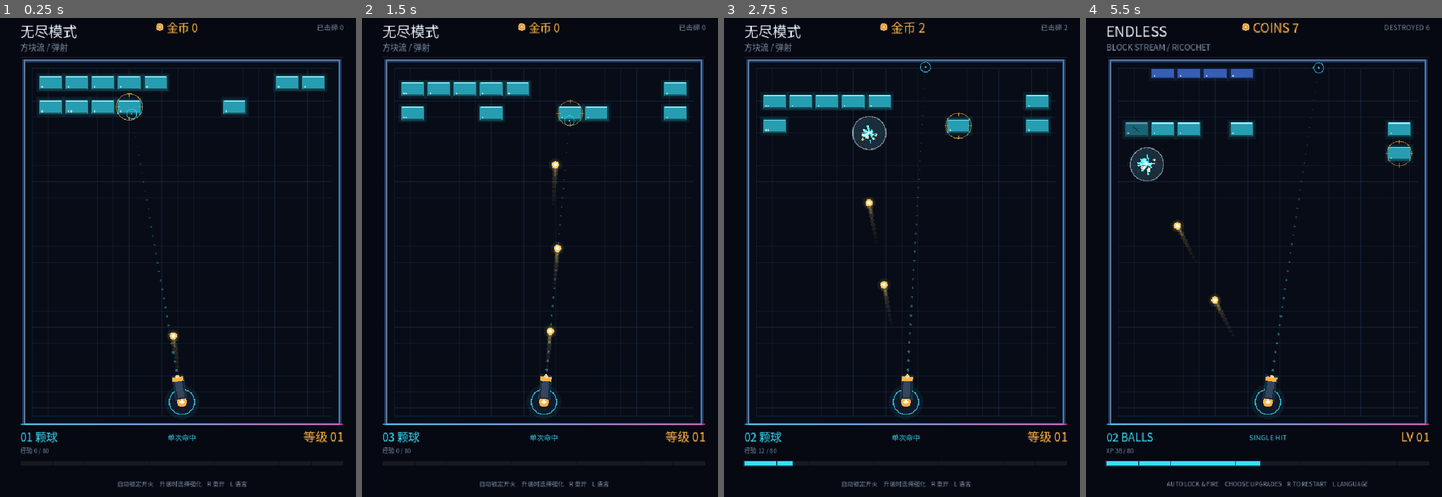
Above: before the commit, frames 1-4 (left to right).
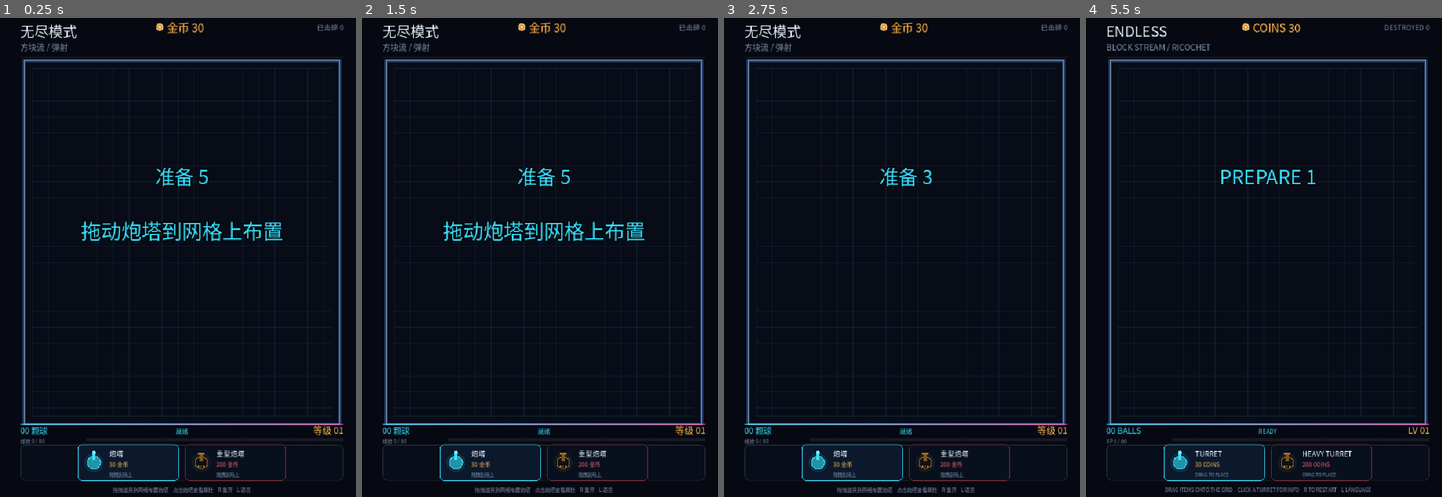
Above: after the commit, the same moments.

Repository: soryu-ryouji/build-shoot
Game: Godot game, scene res://scenes/main.tscn
The game is run twice, just before and just after one commit, with the same random seed, the same clock (stepped at 60 frames per second) and the same inputs.
Inputs (mouse positions are in pixels of both pictures, inside the frame that each line leads up to):
- Up to frame 1 (0.25 s): no input
- Up to frame 2 (1.5 s): tap Enter at 0.5 s; move the mouse to (625, 228) at 0.52 s; tap R at 0.6 s; click (625, 228) at 0.67 s; drag from (472, 276) to (525, 353) at 1.27 s
- Up to frame 3 (2.75 s): move the mouse to (941, 147) at 2.02 s; tap 1 at 2.1 s; click (941, 147) at 2.17 s
- Up to frame 4 (5.5 s): drag from (1249, 353) to (1157, 180) at 2.77 s; move the mouse to (1377, 329) at 3.52 s; tap 3 at 3.6 s; click (1377, 329) at 3.67 s; drag from (1157, 180) to (1214, 132) at 4.27 s; move the mouse to (1285, 252) at 5.02 s; tap L at 5.1 s; click (1285, 252) at 5.17 s

The runs differ from the first frame. In frame 1, 8.3% of the frame differs, in the area x 5-97%, y 1-100%; in frame 2, 8.1%; in frame 3, 7.3%; in frame 4, 7.6%.

Commit message:
feat: 接入网格布置、移除默认炮塔与开局准备

Diff:
--- a/i18n/en.json
+++ b/i18n/en.json
@@ -9,7 +9,7 @@
   "hud.bounces": "BOUNCES %d",
   "hud.level": "LV %02d",
   "hud.xp": "XP %d / %d",
-  "hud.hint": "AUTO LOCK & FIRE    CHOOSE UPGRADES    R TO RESTART    L LANGUAGE",
+  "hud.hint": "DRAG ITEMS ONTO THE GRID    CLICK A TURRET FOR INFO    R TO RESTART    L LANGUAGE",
   "toast.upgrade_installed": "UPGRADE INSTALLED",
   "upgrade.title": "LEVEL UP",
   "upgrade.subtitle": "CHOOSE ONE UPGRADE    1 / 2 / 3",
@@ -30,5 +30,24 @@
   "upgrade.salvage.desc": "+25% XP from blocks",
   "upgrade.big.name": "BIG GUNS",
   "upgrade.big.desc": "+2 ball radius",
-  "hud.coins": "COINS %d"
+  "hud.coins": "COINS %d",
+  "item.turret.name": "TURRET",
+  "item.turret.desc": "The player's starting auto turret",
+  "item.heavy_turret.name": "HEAVY TURRET",
+  "item.heavy_turret.desc": "Slow piercing shots",
+  "shop.cost": "%d COINS",
+  "shop.drag_hint": "DRAG TO PLACE",
+  "shop.not_enough": "NOT ENOUGH COINS",
+  "shop.invalid": "INVALID POSITION",
+  "focus.damage": "DMG",
+  "focus.interval": "INTERVAL",
+  "focus.range": "RANGE",
+  "focus.shots": "SHOTS",
+  "focus.interval_value": "%ss",
+  "focus.dismantle": "DISMANTLE (+%d)",
+  "focus.bounce": "BOUNCE",
+  "focus.pierce": "PIERCE",
+  "toast.place_turret": "DRAG A TURRET ONTO THE GRID",
+  "hud.prepare": "PREPARE %d",
+  "toast.start": "GO"
 }
--- a/i18n/zh_CN.json
+++ b/i18n/zh_CN.json
@@ -9,7 +9,7 @@
   "hud.bounces": "弹跳 %d",
   "hud.level": "等级 %02d",
   "hud.xp": "经验 %d / %d",
-  "hud.hint": "自动锁定开火    升级时选择强化    R 重开    L 语言",
+  "hud.hint": "拖拽道具到网格布置炮塔    点击炮塔查看属性    R 重开    L 语言",
   "toast.upgrade_installed": "强化已安装",
   "upgrade.title": "升级",
   "upgrade.subtitle": "选择一个强化    1 / 2 / 3",
@@ -30,5 +30,24 @@
   "upgrade.salvage.desc": "方块经验 +25%",
   "upgrade.big.name": "重炮",
   "upgrade.big.desc": "弹球半径 +2",
-  "hud.coins": "金币 %d"
+  "hud.coins": "金币 %d",
+  "item.turret.name": "炮塔",
+  "item.turret.desc": "玩家初始的自动炮塔",
+  "item.heavy_turret.name": "重型炮塔",
+  "item.heavy_turret.desc": "慢速发射贯穿弹",
+  "shop.cost": "%d 金币",
+  "shop.drag_hint": "拖拽到场上",
+  "shop.not_enough": "金币不足",
+  "shop.invalid": "无法放置",
+  "focus.damage": "伤害",
+  "focus.interval": "攻击间隔",
+  "focus.range": "射程",
+  "focus.shots": "已发射",
+  "focus.interval_value": "%s 秒",
+  "focus.dismantle": "拆除（返还 %d）",
+  "focus.bounce": "弹跳",
+  "focus.pierce": "穿透",
+  "toast.place_turret": "拖动炮塔到网格上布置",
+  "hud.prepare": "准备 %d",
+  "toast.start": "开始"
 }
--- a/scripts/blocks.gd
+++ b/scripts/blocks.gd
@@ -18,6 +18,7 @@
 var destroyed := 0
 var spawned_rows := 0
 var scroll_speed := 20.0
+var active := false
 
 var _next_id := 1
 var _spawn_timer := 0.0
@@ -30,6 +31,7 @@
 
 
 func reset_stream() -> void:
+	active = true
 	blocks.clear()
 	by_id.clear()
 	_next_id = 1
@@ -39,12 +41,14 @@
 	_spawn_timer = 3.5
 	_flashing = false
 
-	for i in 2:
-		_spawn_row(PLAY_TOP + 8.0 + i * ROW_PITCH)
+	# 只在顶部视野外预置一行，倒计时结束后从边缘逐渐滚入
+	_spawn_row(SPAWN_Y)
 	queue_redraw()
 
 
 func _physics_process(delta: float) -> void:
+	if not active:
+		return
 	var dy := scroll_speed * delta
 	for b in blocks:
 		if bool(b.alive):
@@ -81,7 +85,25 @@
 	queue_redraw()
 
 
-## 自动炮塔的目标：优先选择最靠近底部、且还在炮塔上方的方块。
+## 场上炮塔的目标：射程内最近的方块。
+func get_nearest_target(origin: Vector2, max_range: float) -> Dictionary:
+	var best: Dictionary = {}
+	var best_dist := max_range * max_range
+	for b in blocks:
+		if not bool(b.alive):
+			continue
+		var rect: Rect2 = b.rect
+		var center := rect.get_center()
+		if center.y < PLAY_TOP:
+			continue
+		var dist := center.distance_squared_to(origin)
+		if dist <= best_dist:
+			best_dist = dist
+			best = b
+	return best
+
+
+## 底部主炮塔的目标：优先选择最靠近底部、且还在炮塔上方的方块。
 ## 同一行里选离炮塔最近的一块，方便炮塔左右扫射。
 func get_auto_target(origin: Vector2) -> Dictionary:
 	var best: Dictionary = {}
@@ -93,7 +115,7 @@
 			continue
 		var rect: Rect2 = b.rect
 		var c := rect.get_center()
-		if c.y > max_y:
+		if c.y < PLAY_TOP or c.y > max_y:
 			continue
 		var dx := absf(c.x - origin.x)
 		if c.y > best_y + 0.5:
--- a/scripts/hud.gd
+++ b/scripts/hud.gd
@@ -16,6 +16,7 @@
 var level_label: Label
 var xp_label: Label
 var hint_label: Label
+var prep_label: Label
 var toast_label: Label
 
 var _xp_ratio := 0.0
@@ -44,16 +45,21 @@
 
 	destroyed_label = _make_label(I18n.t("hud.destroyed", [0]), Vector2(480, 18), Vector2(200, 22), 14, Palette.MUTED, HORIZONTAL_ALIGNMENT_RIGHT)
 
-	balls_label = _make_label(I18n.t("hud.ball_many", [0]), Vector2(40, 824), Vector2(260, 32), 22, Palette.CYAN)
-	bounce_label = _make_label(I18n.t("hud.ready"), Vector2(280, 830), Vector2(160, 24), 14, Palette.CYAN, HORIZONTAL_ALIGNMENT_CENTER)
-	level_label = _make_label(I18n.t("hud.level", [1]), Vector2(520, 822), Vector2(160, 34), 24, Palette.ACCENT, HORIZONTAL_ALIGNMENT_RIGHT)
+	balls_label = _make_label(I18n.t("hud.ball_many", [0]), Vector2(40, 816), Vector2(260, 22), 16, Palette.CYAN)
+	bounce_label = _make_label(I18n.t("hud.ready"), Vector2(280, 818), Vector2(160, 20), 12, Palette.CYAN, HORIZONTAL_ALIGNMENT_CENTER)
+	level_label = _make_label(I18n.t("hud.level", [1]), Vector2(520, 814), Vector2(160, 26), 18, Palette.ACCENT, HORIZONTAL_ALIGNMENT_RIGHT)
 
-	xp_label = _make_label(I18n.t("hud.xp", [0, 80]), Vector2(40, 856), Vector2(300, 20), 12, Palette.MUTED)
+	xp_label = _make_label(I18n.t("hud.xp", [0, 80]), Vector2(40, 838), Vector2(120, 14), 10, Palette.MUTED)
 
 	hint_label = _make_label(
 		I18n.t("hud.hint"),
-		Vector2(40, 922), Vector2(640, 24), 12, Palette.MUTED, HORIZONTAL_ALIGNMENT_CENTER
+		Vector2(40, 934), Vector2(640, 18), 10, Palette.MUTED, HORIZONTAL_ALIGNMENT_CENTER
 	)
+
+	prep_label = _make_label("", Vector2(60, 296), Vector2(600, 56), 38, Palette.CYAN, HORIZONTAL_ALIGNMENT_CENTER)
+	prep_label.add_theme_constant_override("outline_size", 10)
+	prep_label.add_theme_color_override("font_outline_color", Color(0.0, 0.0, 0.0, 0.7))
+	prep_label.visible = false
 
 	toast_label = _make_label("", Vector2(60, 400), Vector2(600, 64), 40, Palette.CYAN, HORIZONTAL_ALIGNMENT_CENTER)
 	toast_label.add_theme_constant_override("outline_size", 10)
@@ -95,6 +101,12 @@
 		coins_label.scale = Vector2.ONE * (1.0 + 0.15 * _coin_pop)
 	else:
 		coins_label.scale = Vector2.ONE
+
+	if game.preparing:
+		prep_label.visible = true
+		prep_label.text = I18n.t("hud.prepare", [ceili(float(game.prep_timer))])
+	else:
+		prep_label.visible = false
 
 	destroyed_label.text = I18n.t("hud.destroyed", [int(game.blocks.destroyed)])
 
@@ -156,12 +168,12 @@
 		draw_line(Vector2(40.0 + i * seg_w, 816), Vector2(40.0 + (i + 1) * seg_w, 816), col, 2.0)
 
 	# 经验条
-	var bar := Rect2(40, 890, 640, 8)
+	var bar := Rect2(170, 844, 510, 5)
 	draw_rect(bar, Color(1, 1, 1, 0.07))
 	if _xp_ratio > 0.0:
 		var fill := Rect2(bar.position, Vector2(bar.size.x * _xp_ratio, bar.size.y))
 		draw_rect(fill, Palette.CYAN)
-		draw_rect(fill, Color(Palette.CYAN.r, Palette.CYAN.g, Palette.CYAN.b, 0.25), false, 3.0)
+		draw_rect(fill, Color(Palette.CYAN.r, Palette.CYAN.g, Palette.CYAN.b, 0.25), false, 2.0)
 	for i in range(1, 10):
 		var x := bar.position.x + bar.size.x * (i / 10.0)
 		draw_line(Vector2(x, bar.position.y), Vector2(x, bar.end.y), Color(0.03, 0.05, 0.1, 0.8), 1.0)
--- a/scripts/main.gd
+++ b/scripts/main.gd
@@ -1,17 +1,24 @@
 extends Node2D
 
-## 游戏主体：滚动方块流、单球发射、经验/升级、界面联动。
+## 游戏主体：滚动方块流、自动炮塔、金币道具、经验/升级、界面联动。
 
 const Palette = preload("res://scripts/palette.gd")
 const Arena = preload("res://scripts/arena.gd")
 const Blocks = preload("res://scripts/blocks.gd")
 const Ball = preload("res://scripts/ball.gd")
-const Turret = preload("res://scripts/turret.gd")
 const Hud = preload("res://scripts/hud.gd")
 const UpgradeScreen = preload("res://scripts/upgrade_screen.gd")
 const HitEffects = preload("res://scripts/hit_effects.gd")
+const ItemDefs = preload("res://scripts/item_defs.gd")
+const ShopBar = preload("res://scripts/shop_bar.gd")
+const FocusPanel = preload("res://scripts/focus_panel.gd")
+const PlacedTurret = preload("res://scripts/placed_turret.gd")
+const PlacementGhost = preload("res://scripts/placement_ghost.gd")
 
 enum State { PLAYING, UPGRADE }
+
+const PREP_TIME := 5.0
+const PLACE_GRID := 64.0
 
 const UPGRADE_DEFS := [
 	{"id": "bounce", "max": 4},
@@ -28,20 +35,29 @@
 var blocks: Node2D
 var blocks_clip: Control
 var balls_layer: Node2D
+var items_layer: Node2D
 var effects: Node2D
-var turret: Node2D
+var placement_ghost: Node2D
 var hud: Control
+var shop_bar: Control
+var focus_panel: Control
 var upgrade_screen: CanvasLayer
 
+var placed_turrets: Array = []
+var selected_turret: Node = null
+var placing := false
+var placing_id := ""
+var placing_cost := 0
+
 var state: int = State.PLAYING
-var auto_fire := true
+var preparing := true
+var prep_timer := PREP_TIME
 var level := 1
 var xp := 0
 var xp_needed := 80
-var coins := 0
+var coins := 30
 var active_balls: Array = []
 var pending_levels := 0
-var fire_timer := 0.0
 var shots_fired := 0
 
 var upgrades := {}
@@ -49,7 +65,6 @@
 	"damage": 1,
 	"pierce": 0,
 	"speed": 520.0,
-	"cooldown": 0.3,
 	"bounces": 0,
 	"crit": 0.0,
 	"salvage": 1.0,
@@ -61,7 +76,22 @@
 func _ready() -> void:
 	randomize()
 	_setup_nodes()
+	hud.toast(I18n.t("toast.place_turret"), Palette.CYAN)
+
+
+func _process(delta: float) -> void:
+	if not preparing:
+		return
+	prep_timer -= delta
+	if prep_timer <= 0.0:
+		_end_prep()
+
+
+func _end_prep() -> void:
+	preparing = false
+	prep_timer = 0.0
 	blocks.reset_stream()
+	hud.toast(I18n.t("toast.start"), Palette.CYAN)
 
 
 func _setup_nodes() -> void:
@@ -85,6 +115,10 @@
 	blocks.position = -play_rect.position
 	blocks_clip.add_child(blocks)
 
+	items_layer = Node2D.new()
+	items_layer.name = "Items"
+	add_child(items_layer)
+
 	balls_layer = Node2D.new()
 	balls_layer.name = "Balls"
 	add_child(balls_layer)
@@ -93,10 +127,9 @@
 	effects.name = "HitEffects"
 	add_child(effects)
 
-	turret = Turret.new()
-	turret.name = "Turret"
-	turret.game = self
-	add_child(turret)
+	placement_ghost = PlacementGhost.new()
+	placement_ghost.name = "PlacementGhost"
+	add_child(placement_ghost)
 
 	var hud_layer := CanvasLayer.new()
 	hud_layer.name = "HudLayer"
@@ -108,6 +141,24 @@
 	hud.game = self
 	hud_layer.add_child(hud)
 
+	var ui_layer := CanvasLayer.new()
+	ui_layer.name = "UILayer"
+	ui_layer.layer = 2
+	add_child(ui_layer)
+
+	shop_bar = ShopBar.new()
+	shop_bar.name = "ShopBar"
+	shop_bar.game = self
+	ui_layer.add_child(shop_bar)
+	shop_bar.drag_started.connect(_on_shop_drag_started)
+	shop_bar.drag_moved.connect(_on_shop_drag_moved)
+	shop_bar.drag_released.connect(_on_shop_drag_released)
+
+	focus_panel = FocusPanel.new()
+	focus_panel.name = "FocusPanel"
+	focus_panel.game = self
+	ui_layer.add_child(focus_panel)
+
 	upgrade_screen = UpgradeScreen.new()
 	upgrade_screen.name = "UpgradeScreen"
 	add_child(upgrade_screen)
@@ -116,25 +167,6 @@
 
 func _draw() -> void:
 	draw_rect(Rect2(-40.0, -40.0, 800.0, 1040.0), Palette.BG)
-
-
-func _process(delta: float) -> void:
-	_update_auto_target()
-	fire_timer = maxf(0.0, fire_timer - delta)
-
-	# 炮塔自动锁定并持续开火，玩家只负责升级
-	if auto_fire:
-		request_fire()
-
-func _update_auto_target() -> void:
-	if blocks == null or turret == null:
-		return
-	var target: Dictionary = blocks.get_auto_target(turret.global_position)
-	if target.is_empty():
-		turret.clear_target()
-		return
-	var rect: Rect2 = target.rect
-	turret.set_target(rect.get_center())
 
 
 func _unhandled_input(event: InputEvent) -> void:
@@ -145,43 +177,15 @@
 				get_tree().reload_current_scene()
 			KEY_L:
 				I18n.toggle_locale()
-
-
-# ---------------------------------------------------------------- 射击
-
-func request_fire() -> void:
-	if state != State.PLAYING:
-		return
-	# 枪的冷却独立结算，不等场上的球
-	if fire_timer > 0.0:
-		return
-	# 炮塔转到目标方向后才开火
-	if not turret.is_locked():
-		return
-
-	# 每次发射生成一颗独立的球，旧球继续飞行，不会被吞掉
-	fire_timer = float(stats.cooldown)
-	_spawn_ball(turret.get_muzzle(), Vector2.from_angle(turret.aim_angle))
-	turret.play_recoil()
-
-
-func _spawn_ball(pos: Vector2, dir: Vector2) -> void:
-	shots_fired += 1
-	var ball = Ball.new()
-	ball.setup(
-		self,
-		pos,
-		dir,
-		float(stats.speed),
-		float(stats.radius),
-		int(stats.damage),
-		int(stats.pierce),
-		int(stats.bounces)
-	)
-	balls_layer.add_child(ball)
-	ball.vanished.connect(_on_ball_vanished.bind(ball))
-	active_balls.append(ball)
-
+		return
+
+	if event is InputEventMouseButton and event.button_index == MOUSE_BUTTON_LEFT and event.pressed:
+		_handle_world_click(event.position)
+	elif event is InputEventScreenTouch and event.pressed:
+		_handle_world_click(event.position)
+
+
+# ---------------------------------------------------------------- 球
 
 func _on_ball_vanished(ball: Node) -> void:
 	active_balls.erase(ball)
@@ -244,6 +248,163 @@
 	return arena.get_play_rect()
 
 
+# ---------------------------------------------------------------- 道具布置
+
+func _on_shop_drag_started(item_id: String) -> void:
+	begin_placement(item_id)
+
+
+func _on_shop_drag_moved(pos: Vector2) -> void:
+	update_placement(pos)
+
+
+func _on_shop_drag_released(item_id: String, pos: Vector2) -> void:
+	finish_placement(item_id, pos)
+
+
+func begin_placement(item_id: String) -> void:
+	if state != State.PLAYING:
+		return
+	var item: Dictionary = ItemDefs.get_item(item_id)
+	if item.is_empty():
+		return
+	if coins < int(item.cost):
+		hud.toast(I18n.t("shop.not_enough"), Palette.DANGER)
+		return
+
+	clear_selection()
+	placing = true
+	placing_id = item_id
+	placing_cost = int(item.cost)
+	placement_ghost.begin(item)
+	update_placement(get_viewport().get_mouse_position())
+
+
+func update_placement(pos: Vector2) -> void:
+	if not placing:
+		return
+	var snapped := snap_to_grid(pos)
+	var valid := is_valid_placement(snapped) and coins >= placing_cost
+	placement_ghost.update_preview(snapped, valid)
+
+
+func finish_placement(item_id: String, pos: Vector2) -> void:
+	if not placing or item_id != placing_id:
+		cancel_placement()
+		return
+
+	var item: Dictionary = ItemDefs.get_item(placing_id)
+	var snapped := snap_to_grid(pos)
+	var valid := is_valid_placement(snapped) and coins >= int(item.cost)
+	if valid:
+		coins -= int(item.cost)
+		_place_turret(item, snapped)
+	elif coins < int(item.cost):
+		hud.toast(I18n.t("shop.not_enough"), Palette.DANGER)
+	elif _inside_arena(snapped):
+		hud.toast(I18n.t("shop.invalid"), Palette.DANGER)
+
+	placing = false
+	placing_id = ""
+	placing_cost = 0
+	placement_ghost.end()
+
+
+func cancel_placement() -> void:
+	placing = false
+	placing_id = ""
+	placing_cost = 0
+	if placement_ghost != null:
+		placement_ghost.end()
+	if shop_bar != null:
+		shop_bar.cancel_drag()
+
+
+func snap_to_grid(pos: Vector2) -> Vector2:
+	var rect: Rect2 = get_play_rect()
+	var origin := rect.position + Vector2(PLACE_GRID * 0.5, PLACE_GRID * 0.5)
+	var gx := origin.x + roundf((pos.x - origin.x) / PLACE_GRID) * PLACE_GRID
+	var gy := origin.y + roundf((pos.y - origin.y) / PLACE_GRID) * PLACE_GRID
+	return Vector2(gx, gy)
+
+
+func is_valid_placement(pos: Vector2) -> bool:
+	var rect: Rect2 = get_play_rect()
+	var margin := 60.0
+	if pos.x < rect.position.x + margin or pos.x > rect.end.x - margin:
+		return false
+	if pos.y < rect.position.y + margin or pos.y > rect.end.y - margin:
+		return false
+	for t in placed_turrets:
+		if is_instance_valid(t) and pos.distance_to(t.global_position) < 62.0:
+			return false
+	return true
+
+
+func _inside_arena(pos: Vector2) -> bool:
+	var rect: Rect2 = get_play_rect()
+	return rect.has_point(pos)
+
+
+func _place_turret(item: Dictionary, pos: Vector2) -> void:
+	var t = PlacedTurret.new()
+	t.setup(self, item)
+	t.position = pos
+	items_layer.add_child(t)
+	placed_turrets.append(t)
+
+
+func _handle_world_click(pos: Vector2) -> void:
+	if placing:
+		return
+	if focus_panel != null and focus_panel.visible and focus_panel.get_global_rect().has_point(pos):
+		return
+	for t in placed_turrets:
+		if is_instance_valid(t) and pos.distance_to(t.global_position) <= 34.0:
+			select_turret(t)
+			return
+	clear_selection()
+
+
+func select_turret(t: Node) -> void:
+	if t == null or not is_instance_valid(t):
+		return
+	selected_turret = t
+	for other in placed_turrets:
+		if is_instance_valid(other):
+			other.selected = (other == t)
+	focus_panel.show_turret(t)
+
+
+func clear_selection() -> void:
+	if selected_turret != null and is_instance_valid(selected_turret):
+		selected_turret.selected = false
+	selected_turret = null
+	if focus_panel != null:
+		focus_panel.hide_panel()
+
+
+func dismantle_selected() -> void:
+	var t = selected_turret
+	if t == null or not is_instance_valid(t):
+		clear_selection()
+		return
+	coins += int(t.get_refund())
+	placed_turrets.erase(t)
+	t.queue_free()
+	clear_selection()
+	hud.pop_coins()
+
+
+func fire_item_ball(source: Node, pos: Vector2, dir: Vector2, dmg: int, pierce: int, bounces: int, speed: float, radius: float) -> void:
+	shots_fired += 1
+	var ball = Ball.new()
+	ball.setup(self, pos, dir, speed, radius, dmg, pierce, bounces)
+	balls_layer.add_child(ball)
+	ball.vanished.connect(_on_ball_vanished.bind(ball))
+	active_balls.append(ball)
+
+
 # ---------------------------------------------------------------- 升级
 
 func _open_upgrade() -> void:
@@ -252,6 +413,8 @@
 		pending_levels = 0
 		return
 
+	cancel_placement()
+	clear_selection()
 	state = State.UPGRADE
 	get_tree().paused = true
 	upgrade_screen.show_choices(choices)
--- a/scripts/turret.gd
+++ /dev/null
@@ -1,127 +0,0 @@
-extends Node2D
-
-## 自动炮塔：锁定目标、平滑转向、自动开火。玩家不再控制方向。
-
-const Palette = preload("res://scripts/palette.gd")
-
-const BARREL_LENGTH := 54.0
-const AIM_MIN := -PI + 0.02
-const AIM_MAX := -0.02
-const TURN_SPEED := 14.0
-const LOCK_TOLERANCE := 0.05
-
-var game: Node
-var aim_angle := -PI / 2.0
-var has_target := false
-var target_pos := Vector2.ZERO
-var target_angle := -PI / 2.0
-
-var _recoil := 0.0
-var _time := 0.0
-
-
-func _ready() -> void:
-	position = Vector2(360.0, 772.0)
-	queue_redraw()
-
-
-func _process(delta: float) -> void:
-	_time += delta
-	_recoil = maxf(0.0, _recoil - delta * 6.0)
-	if has_target:
-		aim_angle = lerp_angle(aim_angle, target_angle, clampf(delta * TURN_SPEED, 0.0, 1.0))
-		aim_angle = clampf(aim_angle, AIM_MIN, AIM_MAX)
-	queue_redraw()
-
-
-func set_target(pos: Vector2) -> void:
-	target_pos = pos
-	target_angle = clampf((pos - global_position).angle(), AIM_MIN, AIM_MAX)
-	has_target = true
-
-
-func clear_target() -> void:
-	has_target = false
-
-
-func is_locked() -> bool:
-	if not has_target:
-		return false
-	var diff := wrapf(aim_angle - target_angle, -PI, PI)
-	return absf(diff) <= LOCK_TOLERANCE
-
-
-func get_muzzle() -> Vector2:
-	return global_position + Vector2.from_angle(aim_angle) * BARREL_LENGTH
-
-
-func play_recoil() -> void:
-	_recoil = 1.0
-
-
-## 预测射线：用来画瞄准虚线，撞到方块或墙就停。
-func _predict(origin: Vector2, direction: Vector2) -> Vector2:
-	var play_rect: Rect2 = game.get_play_rect()
-	var p := origin
-	var step := 5.0
-	for i in 320:
-		p += direction * step
-		if p.x <= play_rect.position.x or p.x >= play_rect.end.x:
-			return p
-		if p.y <= play_rect.position.y:
-			return p
-		for b in game.blocks.blocks:
-			var block_rect: Rect2 = b.rect
-			if bool(b.alive) and block_rect.has_point(p):
-				return p
-	return p
-
-
-func _draw() -> void:
-	var aim_dir := Vector2.from_angle(aim_angle)
-	var local_origin := aim_dir * BARREL_LENGTH
-	var global_origin := global_position + local_origin
-	var hit_global := _predict(global_origin, aim_dir)
-	var hit := hit_global - global_position
-	var dist := local_origin.distance_to(hit)
-	var dots := mini(int(dist / 18.0), 80)
-	for i in dots:
-		var t := float(i) / float(maxi(dots, 1))
-		var p := local_origin + aim_dir * (i * 18.0 + 10.0)
-		var alpha := 0.42 * (1.0 - t * 0.75)
-		draw_circle(p, lerpf(2.6, 1.1, t), Color(Palette.CYAN.r, Palette.CYAN.g, Palette.CYAN.b, alpha))
-	if dots > 0:
-		draw_arc(hit, 10.0, 0.0, TAU, 24, Color(Palette.CYAN.r, Palette.CYAN.g, Palette.CYAN.b, 0.7), 1.5)
-		draw_circle(hit, 2.0, Color(Palette.CYAN.r, Palette.CYAN.g, Palette.CYAN.b, 0.85))
-
-	# 锁定环
-	if has_target:
-		var lock := target_pos - global_position
-		var pulse := 0.5 + 0.5 * sin(_time * 6.0)
-		draw_arc(lock, 24.0 + pulse * 2.0, 0.0, TAU, 32, Color(Palette.ACCENT.r, Palette.ACCENT.g, Palette.ACCENT.b, 0.45 + pulse * 0.25), 1.5)
-		for k in 4:
-			var a := k * PI / 2.0
-			draw_line(
-				lock + Vector2.from_angle(a) * 19.0,
-				lock + Vector2.from_angle(a) * 27.0,
-				Color(Palette.ACCENT.r, Palette.ACCENT.g, Palette.ACCENT.b, 0.6),
-				1.5
-			)
-
-	# 炮塔底座
-	draw_circle(Vector2.ZERO, 34.0, Color(Palette.CYAN.r, Palette.CYAN.g, Palette.CYAN.b, 0.06))
-	draw_circle(Vector2.ZERO, 26.0, Color("101a2b"))
-	draw_arc(Vector2.ZERO, 25.0, 0.0, TAU, 48, Color(Palette.CYAN.r, Palette.CYAN.g, Palette.CYAN.b, 0.75), 2.0)
-	draw_circle(Vector2.ZERO, 10.0, Palette.ACCENT)
-	draw_circle(Vector2.ZERO, 4.5, Color(1.0, 1.0, 1.0, 0.85))
-
-	# 炮管
-	draw_set_transform(Vector2.ZERO, aim_angle, Vector2.ONE)
-	var recoil := -7.0 * _recoil
-	var barrel := Rect2(Vector2(6.0 + recoil, -10.0), Vector2(BARREL_LENGTH - 8.0, 20.0))
-	draw_rect(barrel.grow(2.0), Color(Palette.CYAN.r, Palette.CYAN.g, Palette.CYAN.b, 0.16))
-	draw_rect(barrel, Color("1b2638"))
-	draw_rect(barrel.grow(-3.0), Color("34455e"))
-	draw_rect(Rect2(Vector2(BARREL_LENGTH - 13.0 + recoil, -11.0), Vector2(9.0, 22.0)), Palette.ACCENT)
-	draw_circle(Vector2(BARREL_LENGTH - 3.0 + recoil, 0.0), 4.0, Color(1.0, 0.9, 0.6, 0.9))
-	draw_set_transform(Vector2.ZERO, 0.0, Vector2.ONE)
Not shown, removed: scripts/turret.gd.uid
